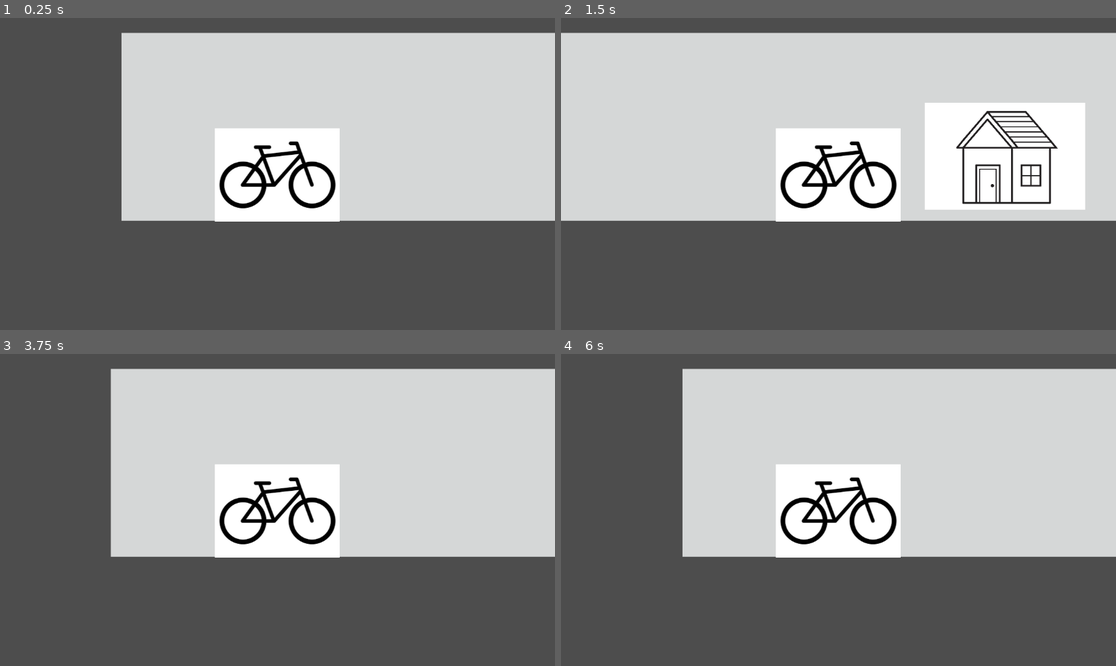
Above: before the commit, frames 1-4 (two rows, left to right).
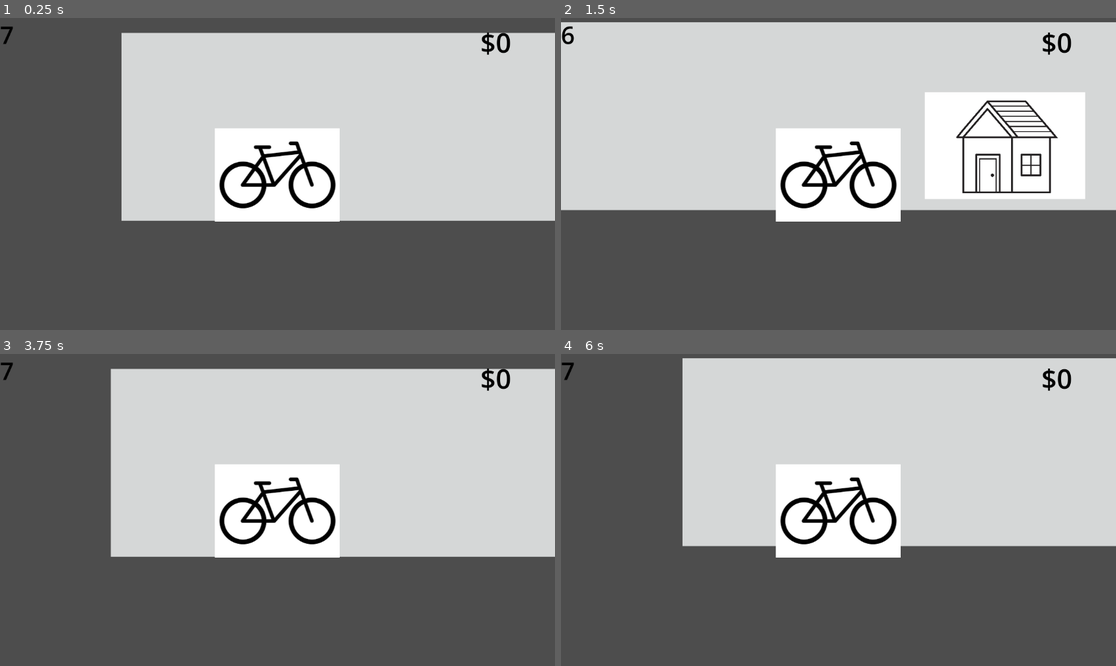
Above: after the commit, the same moments.

Repository: andreaTheCoder/brackeysgamejam
Game: Godot game, scene res://scenes/game.tscn
Two runs of this game, one before a commit and one after it. Both use one fixed random seed, a clock stepped at 60 frames per second and the inputs below.
Inputs:
- Up to frame 1 (0.25 s): no input
- Up to frame 2 (1.5 s): tap Enter at 0.5 s; hold Right (forward) 0.53-1.28 s; hold Shift (deliver) 0.53-1.28 s; hold Down (down) from 1.28 s (still down); tap Shift (deliver) at 1.35 s
- Up to frame 3 (3.75 s): release Down (down) at 2.03 s; hold Right (forward) 2.03-2.75 s; hold Shift (deliver) 2.03-2.75 s; click "Next delivery" at 2.75 s; tap R (reset) at 3.5 s; hold Right (forward) from 3.53 s (still down); tap Shift (deliver) at 3.6 s
- Up to frame 4 (6 s): release Right (forward) at 4.28 s; hold Down (down) 4.28-5 s; hold Shift (deliver) 4.28-5 s; click "Next delivery" at 5 s; tap R (reset) at 5.75 s; hold Down (down) from 5.78 s (still down); tap Shift (deliver) at 5.85 s

The runs differ from the first frame. In frame 1, 0.2% of the frame differs, in the area x 0-92%, y 2-12%; in frame 2, 9.8%, in the area x 0-100%, y 1-66%; in frame 3, 0.2%; in frame 4, 5.0%.

Commit message:
timer working and money kind of
timer counts down from top left. money will be added but doesn't save after the next delivery

Diff:
--- a/scenes/game.tscn
+++ b/scenes/game.tscn
@@ -8,6 +8,26 @@
 [sub_resource type="WorldBoundaryShape2D" id="WorldBoundaryShape2D_lnu2h"]
 
 [node name="Game" type="Node2D"]
+
+[node name="UI elements" type="CanvasLayer" parent="."]
+
+[node name="time label" type="Label" parent="UI elements"]
+offset_right = 40.0
+offset_bottom = 23.0
+theme_override_colors/font_color = Color(0, 0, 0, 1)
+theme_override_font_sizes/font_size = 50
+text = "Hello"
+
+[node name="Timer" type="Timer" parent="UI elements/time label"]
+
+[node name="money" type="Label" parent="UI elements"]
+offset_left = 997.0
+offset_top = 12.0
+offset_right = 1037.0
+offset_bottom = 89.0
+theme_override_colors/font_color = Color(0, 0, 0, 1)
+theme_override_font_sizes/font_size = 56
+text = "$"
 
 [node name="Bike" parent="." instance=ExtResource("1_uwrxv")]
 z_index = 3
@@ -45,4 +65,5 @@
 [node name="target_house" parent="." instance=ExtResource("4_lbhrr")]
 position = Vector2(777, -37)
 
+[connection signal="timeout" from="UI elements/time label/Timer" to="Game Manager" method="_on_timer_timeout"]
 [connection signal="body_exited" from="target_house" to="target_house" method="_on_body_exited"]
--- a/scripts/bike.gd
+++ b/scripts/bike.gd
@@ -27,7 +27,7 @@
 	# Handle up/down movement
 	if Input.is_action_pressed("up") and not stunned:
 		velocity.y -= clamp(X_ACCEL * delta, 0, MAX_SPEED) # Add the acceleration to the speed, but only until max speed
-	elif Input.is_action_pressed("dwdown") and not stunned:
+	elif Input.is_action_pressed("down") and not stunned:
 		velocity.y += clamp(X_ACCEL* delta, 0, MAX_SPEED) # Add the acceleration to the speed, but only until max speed
 	else:
 		velocity.y = move_toward(velocity.y, 0, Y_DECEL) # moves velocity towards 0, slowing it down every from by 10 when not pressing up or down
--- a/scripts/end_screen.gd
+++ b/scripts/end_screen.gd
@@ -13,5 +13,5 @@
 	add_child(button)
 
 func _button_pressed():
-	print("Hello world!")
+	print("Next delivery!")
 	get_tree().change_scene_to_packed(game_scene)
--- a/scripts/game_manager.gd
+++ b/scripts/game_manager.gd
@@ -1,8 +1,46 @@
 extends Node
+
+@onready var timer: Timer = $"../UI elements/time label/Timer"
+@onready var time_label: Label = $"../UI elements/time label"
+@onready var money: Label = $"../UI elements/money"
+
+var delivery_time = 0
+var house_distance = 10
+var difficulty = 0.7 # smaller number = harder because less time
+const base_payment = 5
+var balance = 0
+
+var time_remaining
+
+func _ready() -> void:
+	start_delivery(house_distance)
 
 func _process(delta: float) -> void:
 	checkRespawn()
+	time_remaining = int(ceil(timer.time_left))
+	time_label.text = str(time_remaining)
 
+# Run when you click a start button
+func start_delivery(distance: int) -> void:
+	delivery_time = distance * difficulty
+	set_balance(balance)
+	timer.wait_time = int(delivery_time)
+	timer.start()
+	print("delivery started")
+
+func _on_timer_timeout() -> void:
+	print("Ran out of time!")
+	timer.stop()
+
+func complete_delivery():
+	print("You delivered my pizza with ", time_remaining, " seconds remaining")
+	timer.stop()
+	balance += (base_payment + time_remaining * difficulty)
+	set_balance(balance)
+
+func set_balance(balance):
+	money.text = "$" + str(balance)
+# Reset button
 func checkRespawn():
 	if Input.is_action_just_pressed("reset"):
 		print("resetting game")
--- a/scripts/target_house.gd
+++ b/scripts/target_house.gd
@@ -1,4 +1,6 @@
 extends Area2D
+
+@onready var game_manager: Node = $"../Game Manager"
 
 const BIKE = preload("res://scenes/bike.tscn")
 var at_house = false
@@ -7,11 +9,11 @@
 func _ready() -> void:
 	pass # Replace with function body.
 
-
 # Called every frame. 'delta' is the elapsed time since the previous frame.
 func _process(delta: float) -> void:
 	if at_house and Input.is_action_pressed("deliver"):
 		get_tree().change_scene_to_packed(game_over_scene)
+		game_manager.complete_delivery()
 
 func _on_body_entered(body: Node2D) -> void:
 	at_house = true
Not shown: 1 places in scenes/end_screen.tscn that only renumber resources
